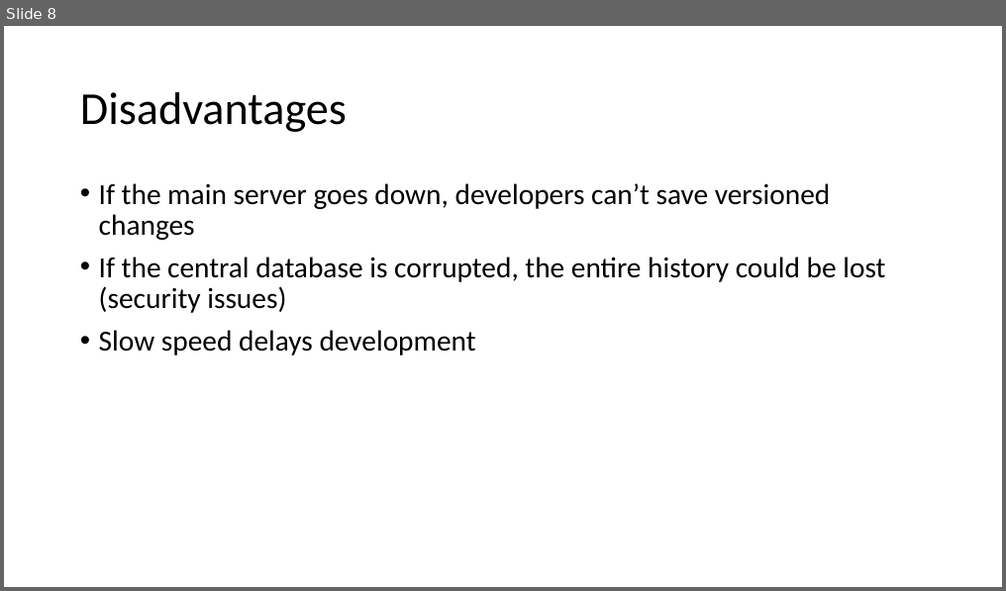
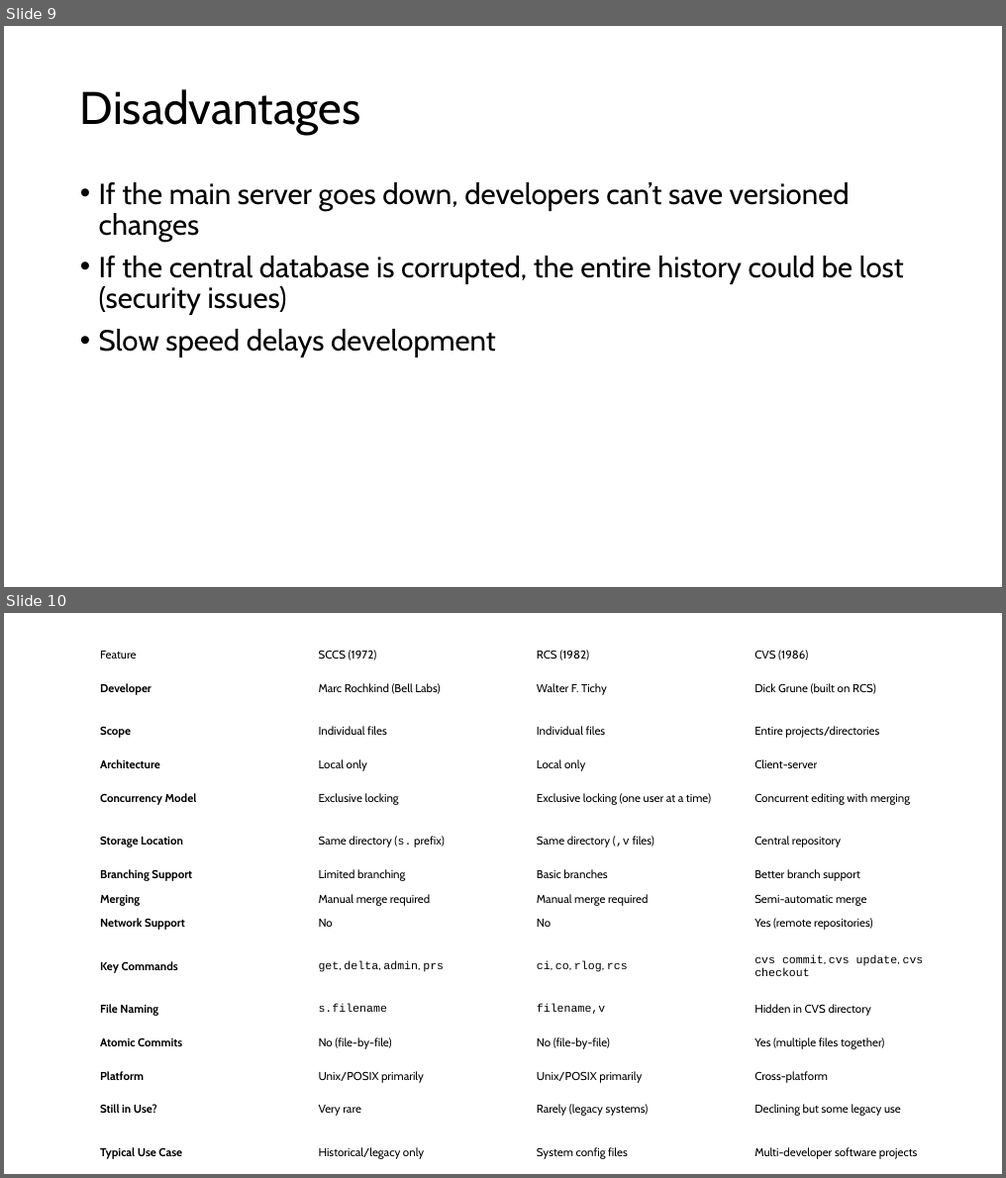
Before and after one commit to praneethcheraku-collab/DevOps, a slide deck: Git.pptx. Shown one above the other, each under a label of ours: slide 8 before the commit, slides 9 and 10 after it. The pictures are 1006x591 and 1006x1178 pixels, drawn with LibreOffice and Linux fonts; fonts in the diff are those of the drawing. Boxes give left, top, right and bottom in pixels: in the first picture for what was removed or moved away, otherwise in the second. Text is boxed around its words. In the diff, an @@ line names an element or a change of style, - is before the commit and + after.

```diff
--- a/Git.pptx
+++ b/Git.pptx
@@ slide 10 added at bbox=[4, 613, 1002, 1174], background #FFFFFF @@
@@ table added at bbox=[96, 643, 970, 1174], 15 rows, 4 columns @@
+Feature | SCCS (1972) | RCS (1982) | CVS (1986)
+Developer | Marc Rochkind (Bell Labs) | Walter F. Tichy | Dick Grune (built on RCS)
+Scope | Individual files | Individual files | Entire projects/directories
+Architecture | Local only | Local only | Client-server
+Concurrency Model | Exclusive locking | Exclusive locking (one user at a time) | Concurrent editing with merging
+Storage Location | Same directory (s. prefix) | Same directory (,v files) | Central repository
+Branching Support | Limited branching | Basic branches | Better branch support
+Merging | Manual merge required | Manual merge required | Semi-automatic merge
+Network Support | No | No | Yes (remote repositories)
+Key Commands | get, delta, admin, prs | ci, co, rlog, rcs | cvs commit, cvs update, cvs checkout
+File Naming | s.filename | filename,v | Hidden in CVS directory
+Atomic Commits | No (file-by-file) | No (file-by-file) | Yes (multiple files together)
+Platform | Unix/POSIX primarily | Unix/POSIX primarily | Cross-platform
+Still in Use? | Very rare | Rarely (legacy systems) | Declining but some legacy use
+Typical Use Case | Historical/legacy only | System config files | Multi-developer software projects
@@ what was slide 8 is now slide 9 @@
@@ slide 9 changed as well @@
@@ title "Disadvantages" at bbox=[80, 89, 361, 135]: font Calibri to Cabin @@
@@ text "If the main server goes ..." at bbox=[99, 182, 904, 358]: font Calibri to Cabin @@
```
Also in this commit, not shown: 18 other slides changed, 6 other slides added, 1 slide removed.
